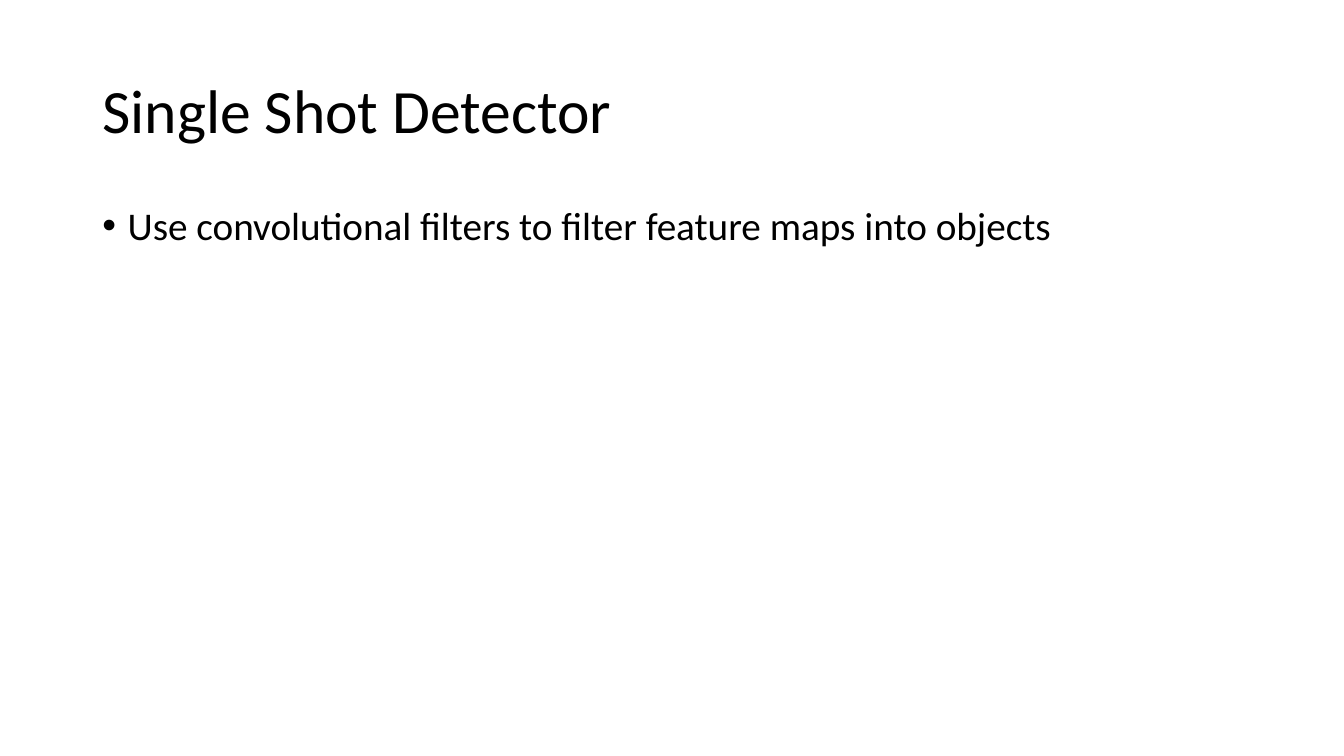
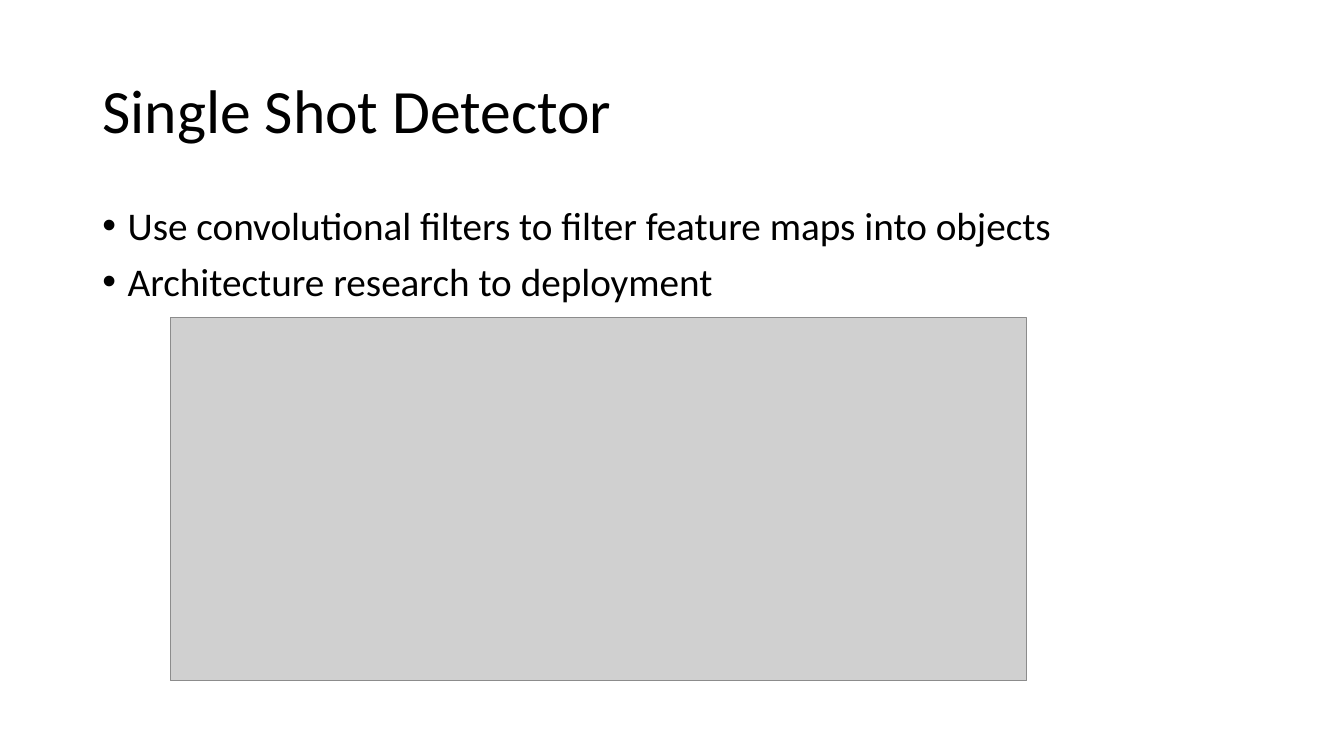
Before and after one commit to akshaygulabrao/flappybird-monorepo, a slide deck: slide 12 of Slides.pptx (slide 8 before the commit). Drawn at 1344x756 pixels with LibreOffice and Linux fonts; fonts in the diff are those of the drawing; grey boxes stand for pictures. Boxes give left, top, right and bottom in pixels: in the first picture for what was removed or moved away, otherwise in the second. Text is boxed around its words. In the diff, an @@ line names an element or a change of style, - is before the commit and + after.

```diff
--- a/Slides.pptx
+++ b/Slides.pptx
@@ text at [128, 268, 713, 303]: paragraph added @@
+• Architecture research to deployment
@@ picture added at [170, 318, 1027, 681] @@
```
Also in this commit, not shown: 4 other slides changed, 10 slides added, 2 slides removed, 12 other files.
